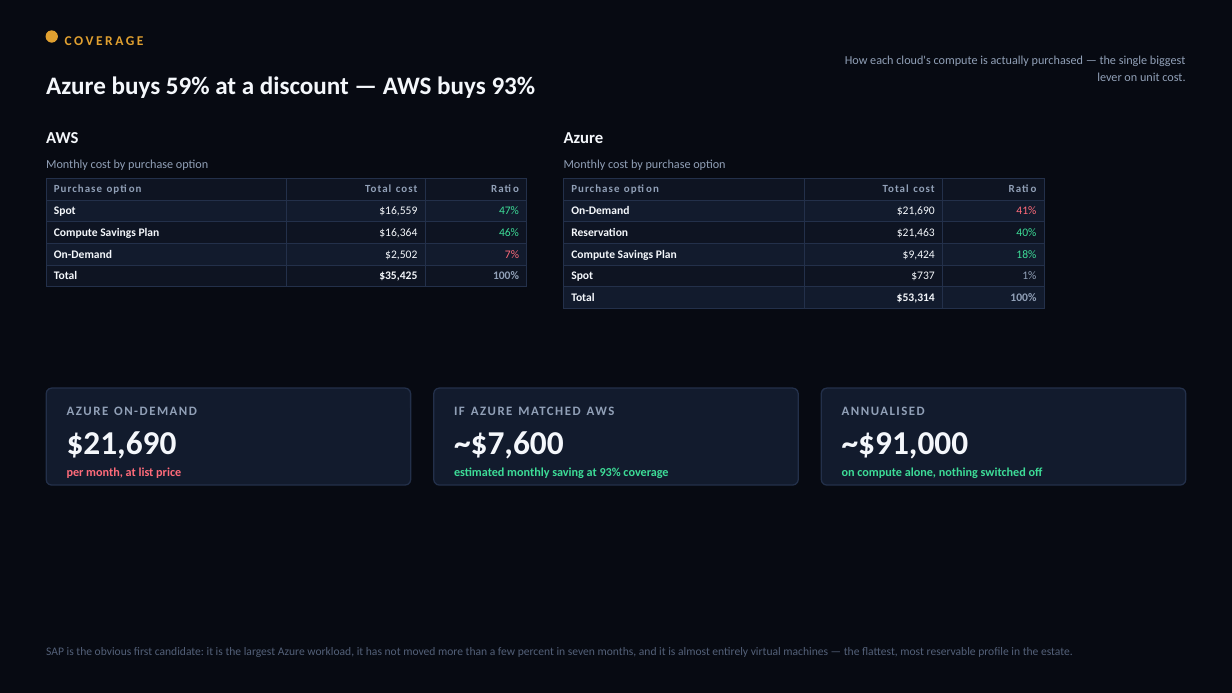
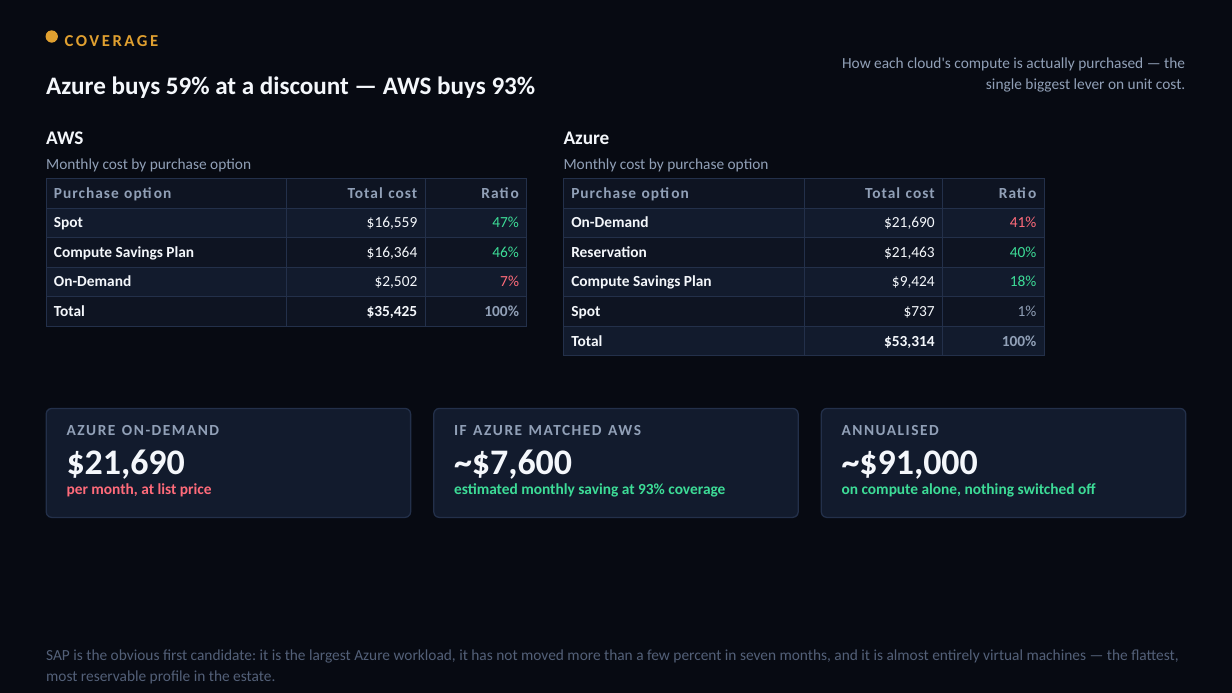
Before and after one commit to arielga5-code/Finops, a slide deck: slide 12 of deck/Harel_Cloud_Cost_CIO_v34.pptx. Drawn at 1232x693 pixels with LibreOffice and Linux fonts; fonts in the diff are those of the drawing. Boxes give left, top, right and bottom in pixels: in the first picture for what was removed or moved away, otherwise in the second. Text is boxed around its words. In the diff, an @@ line names an element or a change of style, - is before the commit and + after.

```diff
--- a/deck/Harel_Cloud_Cost_CIO_v34.pptx
+++ b/deck/Harel_Cloud_Cost_CIO_v34.pptx
@@ text "COVERAGE" at bbox=[65, 35, 159, 46]: size 10.5 to 13 pt @@
@@ text "AWS" at bbox=[46, 131, 83, 144]: size 13 to 15 pt @@
@@ text "Azure" at bbox=[564, 131, 610, 144]: size 13 to 15 pt @@
@@ table at bbox=[46, 178, 527, 322] @@
@@ size 8.5 to 12 pt in "Purchase option", "Total cost", "Ratio" @@
@@ size 9 to 12 pt in "Spot", "$16,559", "47%", "Compute Savings Plan" and 8 more places @@
@@ size 9.5 to 12 pt in 3 elements at bbox=[842, 57, 1185, 92], bbox=[46, 158, 251, 172], bbox=[564, 158, 769, 172] @@
@@ table at bbox=[564, 178, 1044, 352] @@
@@ size 8.5 to 12 pt in "Purchase option", "Total cost", "Ratio" @@
@@ size 9 to 12 pt in "On-Demand", "$21,690", "41%", "Reservation" and 11 more places @@
@@ rounded rectangle: place and size @@
-rounded rectangle at bbox=[46, 388, 410, 485]
+rounded rectangle at bbox=[46, 409, 410, 518]
@@ rounded rectangle: place and size @@
-rounded rectangle at bbox=[433, 388, 798, 485]
+rounded rectangle at bbox=[433, 409, 798, 518]
@@ proportions changed in 3 elements at bbox=[46, 409, 410, 518], bbox=[433, 409, 798, 518], bbox=[822, 409, 1186, 518] @@
@@ rounded rectangle: place and size @@
-rounded rectangle at bbox=[822, 388, 1186, 485]
+rounded rectangle at bbox=[822, 409, 1186, 518]
@@ 6 texts: place and size @@
-6 texts at bbox=[67, 399, 1165, 459]
+6 texts at bbox=[54, 275, 1165, 479]
@@ size 10 to 12 pt in 3 elements at bbox=[54, 275, 219, 435], bbox=[454, 425, 641, 435], bbox=[842, 418, 1165, 442] @@
@@ size 26 to 28 pt in 3 elements at bbox=[67, 449, 185, 479], bbox=[454, 449, 572, 479], bbox=[842, 450, 978, 479] @@
@@ text "per month, at list price": place and size @@
-text "per month, at list price" at bbox=[67, 467, 181, 478]
+text "per month, at list price" at bbox=[67, 483, 212, 497]
@@ text "estimated monthly saving at 93% ...": place and size @@
-text "estimated monthly saving at 93% ..." at bbox=[454, 467, 668, 478]
+text "estimated monthly saving at 93% ..." at bbox=[454, 483, 725, 497]
@@ size 9.5 to 12 pt; line spacing 1 to 1.05; vertical alignment middle to top in 3 elements at bbox=[67, 483, 212, 497], bbox=[454, 483, 725, 497], bbox=[842, 483, 1096, 497] @@
@@ text "on compute alone, nothing switched ...": place and size @@
-text "on compute alone, nothing switched ..." at bbox=[842, 467, 1043, 478]
+text "on compute alone, nothing switched ..." at bbox=[842, 483, 1096, 497]
@@ text "SAP is the obvious first ..." at bbox=[46, 649, 1178, 684]: size 9 to 12 pt @@
```
Also in this commit, not shown: 35 other slides changed, 6 other files.
